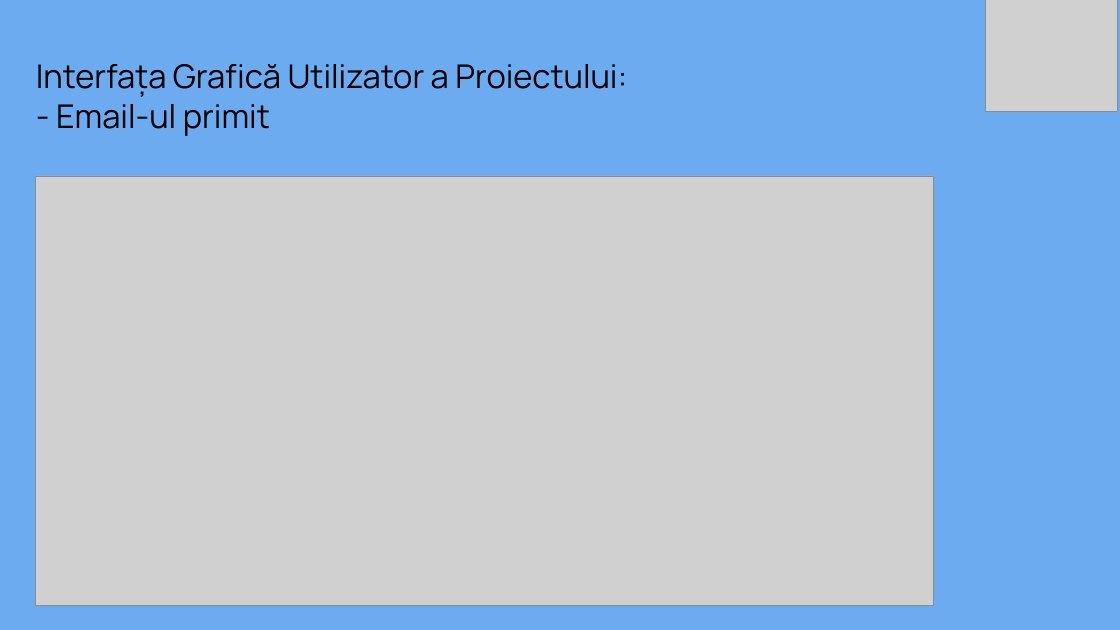
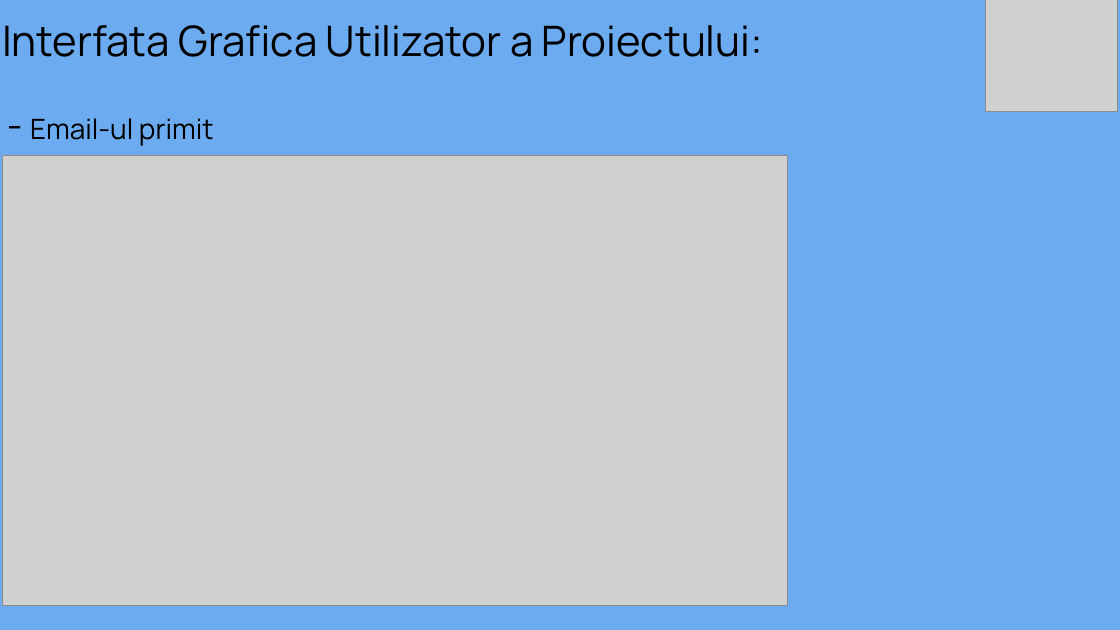
Before and after one commit to robertnitu02/proiect-diploma, a slide deck: slide 14 of word/prezentare.pptx (slide 7 before the commit). Drawn at 1120x630 pixels with LibreOffice and Linux fonts; fonts in the diff are those of the drawing; grey boxes stand for pictures; background and template pictures are left out. Boxes give left, top, right and bottom in pixels: in the first picture for what was removed or moved away, otherwise in the second. Text is boxed around its words. In the diff, an @@ line names an element or a change of style, - is before the commit and + after.

Commit message:
Wip pptx. Added diagrama photo

```diff
--- a/word/prezentare.pptx
+++ b/word/prezentare.pptx
@@ title added at [2,25,763,57], 36 pt, text #000000 @@
+Interfata Grafica Utilizator a Proiectului:
@@ title removed at [36,64,627,136] @@
-Interfața Grafică Utilizator a Proiectului:
-- Email-ul primit
@@ text added at [30,118,214,146], 24 pt, text #000000 @@
+- Email-ul primit
@@ picture: place and size @@
-picture at [36,176,933,606]
+picture at [2,155,787,606]
```
Also in this commit, not shown: 12 other slides changed, 12 slides added, 1 slide removed, 1 other file.
